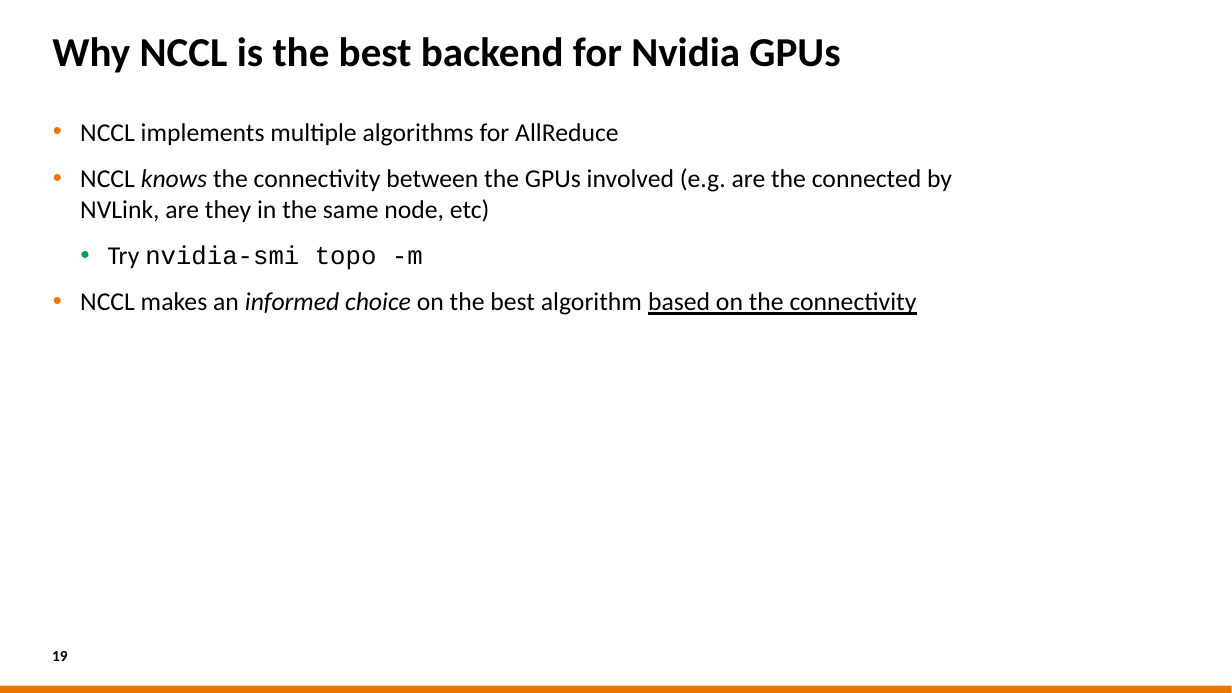
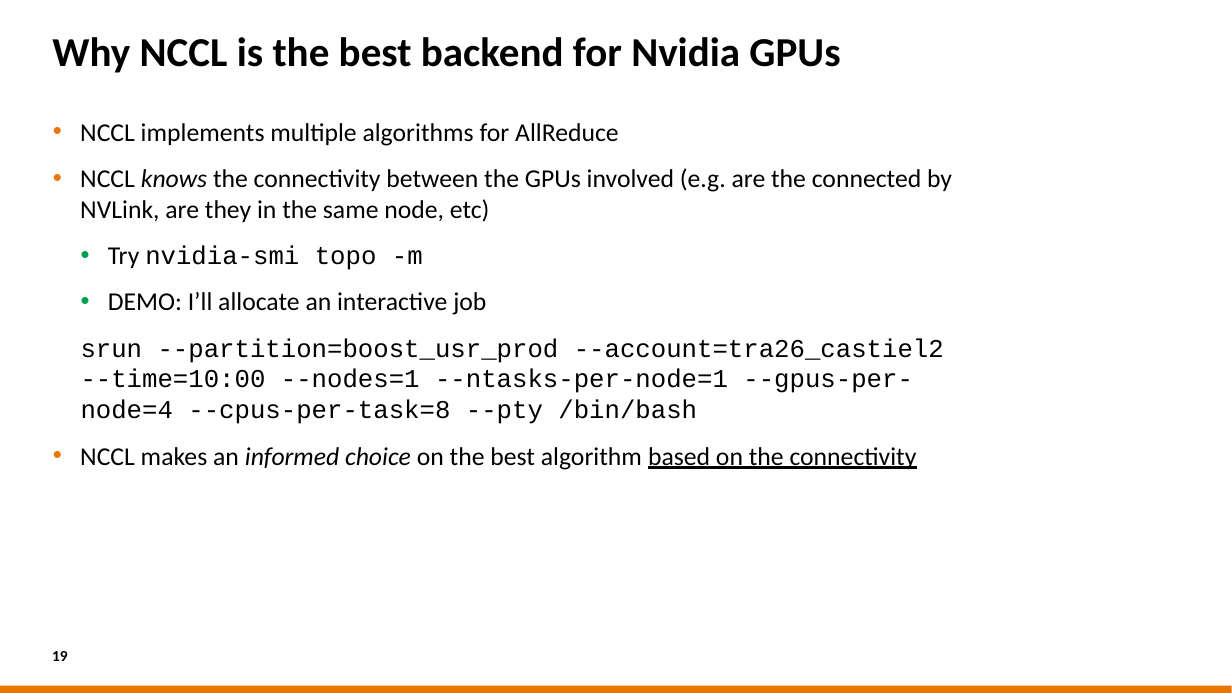
Before and after one commit to tatianawoller/castiel-multi-gpu-ai, a slide deck: slide 19 of content/nl/slides/2026-02-03_EuroCC_PyTorch_DDP.pptx. Drawn at 1232x693 pixels with LibreOffice and Linux fonts; fonts in the diff are those of the drawing; background and template pictures are left out. Boxes give left, top, right and bottom in pixels: in the first picture for what was removed or moved away, otherwise in the second. Text is boxed around its words. In the diff, an @@ line names an element or a change of style, - is before the commit and + after.

```diff
--- a/content/nl/slides/2026-02-03_EuroCC_PyTorch_DDP.pptx
+++ b/content/nl/slides/2026-02-03_EuroCC_PyTorch_DDP.pptx
@@ text at bbox=[81, 292, 944, 424]: paragraphs added @@
+  • DEMO: I’ll allocate an interactive job
+  srun --partition=boost_usr_prod --account=tra26_castiel2 --time=10:00 --nodes=1 --ntasks-per-node=1 --gpus-per-node=4 --cpus-per-task=8 --pty /bin/bash
```
Also in this commit, not shown: 3 other slides changed, 1 slide added, 1 other file.
